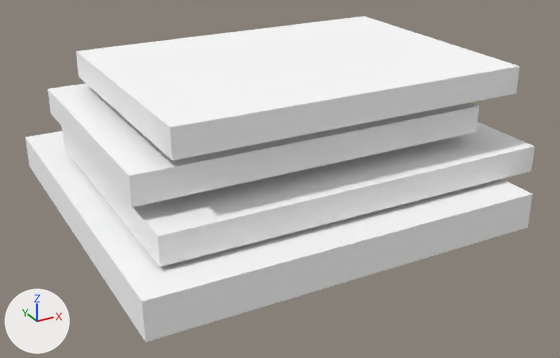
The OBJ model src/main/resources/assets/myvillage/models/equipment/forging/workpiece_xuantie_helmet_rough.obj as it was, and as the next commit left it.
Both versions are drawn from a 50 mm camera at (0.025, -1.433, 0.483) aimed at (0.519, -0.534, 0.034). Lighting does not change. The marker at lower left points along +X, +Y and +Z. The first picture is the older version. Where no turn or scale is listed for an object, it has been applied to the vertices. Vertices at exactly the same position are counted once.

The first picture shows 'workpiece_xuantie_helmet_rough'.
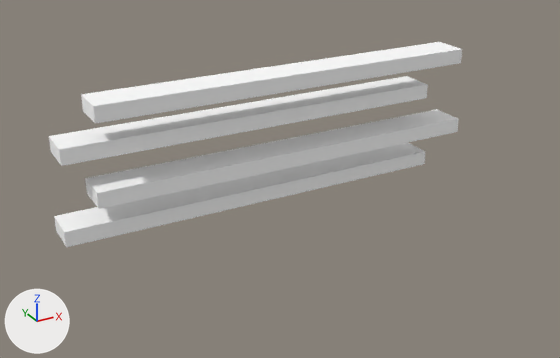
The edits, one by one:
me_workpiece_xuantie_helmet_rough is used by ob_workpiece_xuantie_helmet_rough; location (0.0, 0.0, 0.0).
me_workpiece_xuantie_helmet_rough had 32 vertices, 24 faces and spanned x 0.228..0.816, y -0.772..-0.228, z 0.0..0.206.
me_workpiece_xuantie_helmet_rough now has 32 vertices, 24 faces and spans x 0.209..0.831, y -0.552..-0.473, z 0.0..0.191.
me_workpiece_xuantie_helmet_rough part 1: the loose piece of 8 vertices spanning x 0.228..0.772, y -0.772..-0.228, z 0.0..0.05 is scaled about its middle by (1.07, 0.0977, 0.437), then moved by (0.0, 0.0, -0.014).
me_workpiece_xuantie_helmet_rough part 2: the loose piece of 8 vertices spanning x 0.266..0.816, y -0.725..-0.325, z 0.056..0.094 is scaled about its middle by (1.06, 0.133, 0.583), then moved by (0.0, 0.0, -0.008).
me_workpiece_xuantie_helmet_rough part 3: the loose piece of 8 vertices spanning x 0.253..0.747, y -0.681..-0.319, z 0.113..0.15 is scaled about its middle by (1.15, 0.147, 0.583), then moved by (0.0, 0.0, -0.008).
me_workpiece_xuantie_helmet_rough part 4: the loose piece of 8 vertices spanning x 0.294..0.788, y -0.706..-0.344, z 0.169..0.206 is scaled about its middle by (1.15, 0.147, 0.583), then moved by (0.0, 0.0, -0.008).

Boxes [x1, y1, x2, y2] around the edits, measured in the pictures (560 x 358 px; the box of a moved part takes in the faces that stretch with it):
'workpiece_xuantie_helmet_rough', reshaped (19% narrower, 37% shorter): before [25, 16, 535, 342]; after [49, 42, 462, 247]
part 1 of me_workpiece_xuantie_helmet_rough, moved or reshaped: before [25, 131, 532, 342]; after [54, 143, 426, 247]
part 2 of me_workpiece_xuantie_helmet_rough, moved or reshaped: before [62, 122, 535, 267]; after [85, 109, 459, 209]
part 3 of me_workpiece_xuantie_helmet_rough, moved or reshaped: before [48, 83, 479, 207]; after [49, 76, 428, 166]
part 4 of me_workpiece_xuantie_helmet_rough, moved or reshaped: before [76, 16, 520, 161]; after [81, 42, 462, 123]
